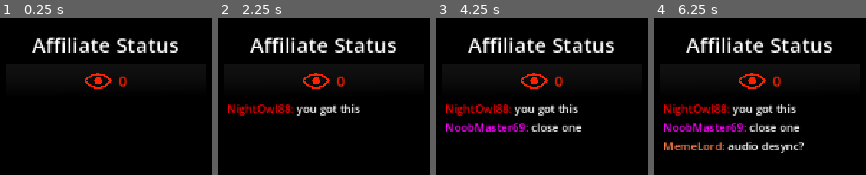
Above: before the commit, frames 1-4 (left to right).
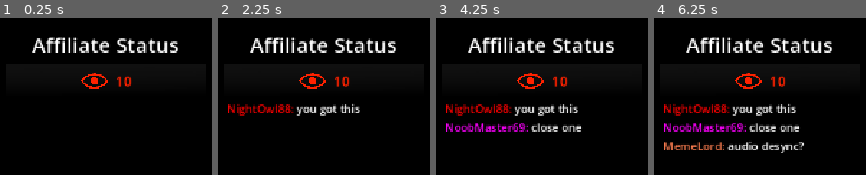
Above: after the commit, the same moments.

Repository: awesomness560/ParryEverything
Game: Godot game, scene res://main.tscn
The game is run twice, just before and just after one commit, with the same random seed, the same clock (stepped at 60 frames per second) and the same inputs. A sky picture missing from this copy of the repository is replaced by a grey-blue gradient.
Inputs (mouse positions are in pixels of both pictures, inside the frame that each line leads up to):
- Up to frame 1 (0.25 s): no input
- Up to frame 2 (2.25 s): tap Enter at 0.5, 2 s; move the mouse to (outside the picture) at 0.52 s; hold Right mouse button (parry_activate) 0.53-1.28 s; hold W (forward) from 0.53 s (still down); tap Space (jump) at 0.77, 1.25, 1.52 s; move the mouse to (outside the picture) at 1.27 s; tap L (taunt) at 1.35 s; move the mouse to (outside the picture) at 2.02 s; hold 1 from 2.03 s (still down)
- Up to frame 3 (4.25 s): keep holding W (forward); tap Space (jump) at 2.75, 3.02, 3.77 s; move the mouse to (outside the picture) at 2.77 s; release 1 at 2.78 s; tap 2 at 2.85 s; tap Enter at 3.5 s; move the mouse to (outside the picture) at 3.52 s; hold 3 from 3.53 s (still down)
- Up to frame 4 (6.25 s): tap Space (jump) at 4.25, 4.52, 6.02 s; move the mouse to (outside the picture) at 4.27 s; release 3 at 4.28 s; tap 4 at 4.35 s; move the mouse to (outside the picture) at 5.02 s; hold Right mouse button (parry_activate) 5.03-5.78 s; move the mouse to (outside the picture) at 5.77 s; release W (forward) at 5.78 s; hold D (right) from 5.78 s (still down); tap L (taunt) at 5.85 s

The runs differ from the first frame. In frame 1, 1.0% of the frame differs, in the area x 38-63%, y 35-46%; in frame 2, 1.0%; in frame 3, 1.0%; in frame 4, 1.0%.

Commit message:
subathon meter should work

Diff:
--- a/parry-everything-game/Player/UI/SubathonMeter/subathon_style_meter.gd
+++ b/parry-everything-game/Player/UI/SubathonMeter/subathon_style_meter.gd
@@ -102,6 +102,10 @@
 		timeLeftProgressBar.value = timeLeft
 		updateTimeLeftStage()  # Set initial color
 
+	# Initialize viewer count to 10
+	if viewersLabel:
+		viewersLabel.text = "10"
+
 	# Apply initial rank effects
 	applyRank0Effects()
 
@@ -123,6 +127,18 @@
 		# Check if we hit zero
 		if timeLeft == 0.0:
 			onTimeLeftReachedZero()
+
+	# Decay score (which causes viewers to drip down)
+	if currentScore > 0:
+		var scoreDecayRate : float = getDecayRateForRank() * 0.5  # Score decays at half the rate of time left
+		currentScore = max(0.0, currentScore - (scoreDecayRate * delta))
+
+		# Manually update viewer count as score decays (no tween, just direct update)
+		if viewersLabel:
+			var targetViewers : int = int(currentScore * viewerScoreMultiplier)
+			# Never drop below 10 viewers
+			targetViewers = max(10, targetViewers)
+			viewersLabel.text = str(targetViewers)
 
 	# Apply shake effect based on current stage
 	applyShakeEffect()
@@ -378,14 +394,10 @@
 		_:
 			return []
 
-## Updates the viewer count label with a smooth lerp animation
+## Updates the viewer count label with a smooth lerp animation (only for increases)
 func updateViewerCount() -> void:
 	if not viewersLabel:
 		return
-
-	# Kill existing viewer tween if it exists
-	if viewerTween:
-		viewerTween.kill()
 
 	# Calculate target viewer count
 	var targetViewers : int = int(currentScore * viewerScoreMultiplier)
@@ -395,11 +407,18 @@
 	if viewersLabel.text.is_valid_int():
 		currentViewers = viewersLabel.text.to_int()
 
-	# Only flash if viewers are increasing
-	if targetViewers > currentViewers:
-		playViewerFlash()
-
-	# Create tween to lerp viewer count
+	# Only proceed if viewers are increasing
+	if targetViewers <= currentViewers:
+		return
+
+	# Flash when viewers increase
+	playViewerFlash()
+
+	# Kill existing viewer tween if it exists
+	if viewerTween:
+		viewerTween.kill()
+
+	# Create tween to lerp viewer count up
 	viewerTween = create_tween()
 	viewerTween.tween_method(
 		func(value: float): viewersLabel.text = str(int(value)),
@@ -536,15 +555,16 @@
 	# Reset score to the first rank's requirement (0)
 	currentScore = ranks[0].pointsRequired
 
+	#Clear chat
+	chatManager.clearAllMessages()
+
 	# Apply rank 0 effects (resets all effects)
 	applyRank0Effects()
 
 	# Update displays
 	updateDisplay()
 
-	chatManager.clearAllMessages()
-
-	# Lerp viewers to zero
+	# Lerp viewers to 10 (minimum)
 	if viewersLabel:
 		# Kill existing viewer tween if it exists
 		if viewerTween:
@@ -558,7 +578,7 @@
 		viewerTween.tween_method(
 			func(value: float): viewersLabel.text = str(int(value)),
 			float(currentViewers),
-			0.0,
+			10.0,  # Minimum viewer count
 			1.0  # Duration in seconds
 		).set_ease(Tween.EASE_OUT).set_trans(Tween.TRANS_QUAD)
 
